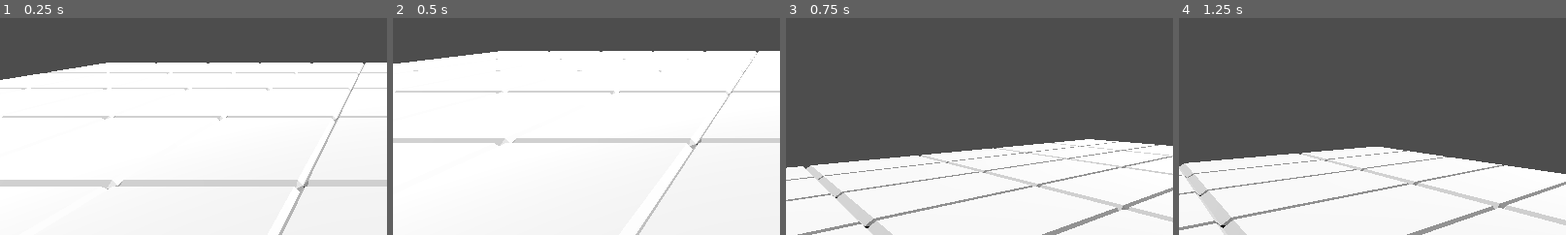
Above: before the commit, frames 1-4 (left to right).
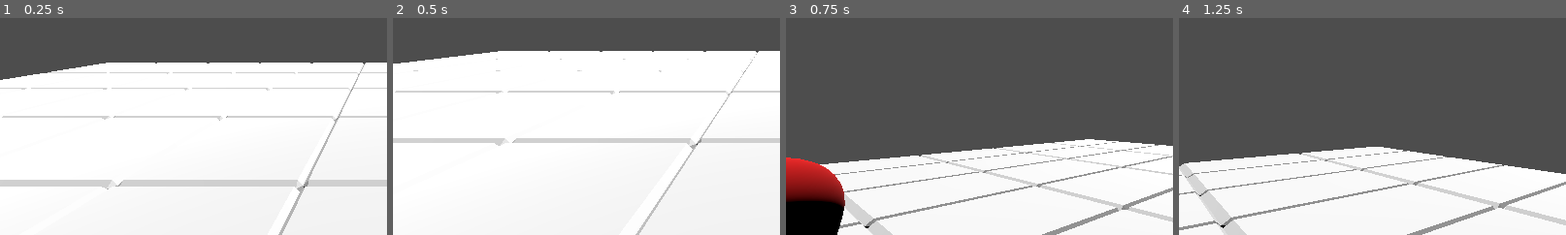
Above: after the commit, the same moments.

Repository: NipunaGi/HackPrinceton_SRPG
Game: Godot game, scene res://Scenes/node_3d.tscn
Same seed, same stepped clock (60 frames per second), same inputs: the game is played once before the commit and once after it.
Inputs (mouse positions are % of the whole screen's width and height, from its top left):
- Up to frame 1 (0.25 s): no input
- Up to frame 2 (0.5 s): no input
- Up to frame 3 (0.75 s): move the mouse to (72, 45) at 0.52 s; hold Right (right) from 0.53 s (still down)
- Up to frame 4 (1.25 s): keep holding Right (right)
The pictures show only the part of the screen within x 0-50%, y 50-100%; the shares and areas given below are measured in that part.

Frames 1-2 are identical in both runs. In frame 3, 4.7% of the frame differs, in the area x 0-16%, y 64-100%; in frame 4, nothing differs.

Commit message:
is there a conflict

Diff:
--- /dev/null
+++ b/project-srpg/Scenes/enemy.gd
@@ -0,0 +1,9 @@
+extends CharacterBody3D
+
+
+const SPEED = 5.0
+
+func _physics_process(delta: float) -> void:
+	# Add the gravity.
+	if not is_on_floor():
+		velocity += get_gravity() * delta
--- a/project-srpg/Scenes/node_3d.tscn
+++ b/project-srpg/Scenes/node_3d.tscn
@@ -1,14 +1,24 @@
-[gd_scene load_steps=7 format=3 uid="uid://dqkpc1ym06crh"]
+[gd_scene load_steps=11 format=3 uid="uid://dqkpc1ym06crh"]
 
 [ext_resource type="Script" uid="uid://cgso6b777sf82" path="res://Scripts/Player.gd" id="1_a202f"]
 [ext_resource type="MeshLibrary" uid="uid://dlohrx1afpxsl" path="res://Blocks/blocks.tres" id="1_okq71"]
 [ext_resource type="Script" uid="uid://6x73jqbnk6om" path="res://Scripts/CameraSpringArm.gd" id="2_noarx"]
+[ext_resource type="Script" uid="uid://c1xv02ncl6uff" path="res://Scenes/enemy.gd" id="4_wosnj"]
 
 [sub_resource type="CapsuleMesh" id="CapsuleMesh_a0tk4"]
 
 [sub_resource type="CapsuleShape3D" id="CapsuleShape3D_r3fl7"]
 
 [sub_resource type="BoxMesh" id="BoxMesh_jka67"]
+
+[sub_resource type="StandardMaterial3D" id="StandardMaterial3D_wosnj"]
+vertex_color_is_srgb = true
+albedo_color = Color(1, 0, 0, 1)
+
+[sub_resource type="CapsuleMesh" id="CapsuleMesh_t3l2h"]
+material = SubResource("StandardMaterial3D_wosnj")
+
+[sub_resource type="CapsuleShape3D" id="CapsuleShape3D_a8auw"]
 
 [node name="Node3D" type="Node3D"]
 
@@ -23,7 +33,7 @@
 data = {
 "cells": PackedInt32Array(-2, 65534, 0, -2, 65535, 0, -2, 0, 0, -2, 1, 0, -1, 65534, 0, -1, 65535, 0, -1, 0, 0, -1, 1,  …(1609 unchanged characters)…
 }
-metadata/_editor_floor_ = Vector3(0, 0, 0)
+metadata/_editor_floor_ = Vector3(0, -3, 0)
 
 [node name="Player" type="CharacterBody3D" parent="."]
 transform = Transform3D(1, 0, 0, 0, 1, 0, 0, 0, 1, 0, 0.50696397, 0)
@@ -62,3 +72,16 @@
 
 [node name="DirectionalLight3D" type="DirectionalLight3D" parent="."]
 transform = Transform3D(-5.9604645e-08, -0.86602545, 0.49999994, -1.4901161e-08, 0.49999994, 0.86602545, -1, 5.9604645e-08, -1.4901161e-08, 10, 7, 2)
+
+[node name="Enemy" type="CharacterBody3D" parent="."]
+transform = Transform3D(1, 0, 0, 0, 1, 0, 0, 0, 1, 3, 0, 3)
+up_direction = Vector3(0.09900618, 0.0099503705, 0.995037)
+script = ExtResource("4_wosnj")
+
+[node name="MeshInstance3D" type="MeshInstance3D" parent="Enemy"]
+transform = Transform3D(1, 0, 0, 0, 1, 0, 0, 0, 1, 1, -1, 1)
+mesh = SubResource("CapsuleMesh_t3l2h")
+
+[node name="CollisionShape3D" type="CollisionShape3D" parent="Enemy"]
+transform = Transform3D(1, 0, 0, 0, 1, 0, 0, 0, 1, 1, -1, 1)
+shape = SubResource("CapsuleShape3D_a8auw")
Not shown, added: project-srpg/Scenes/enemy.gd.uid
